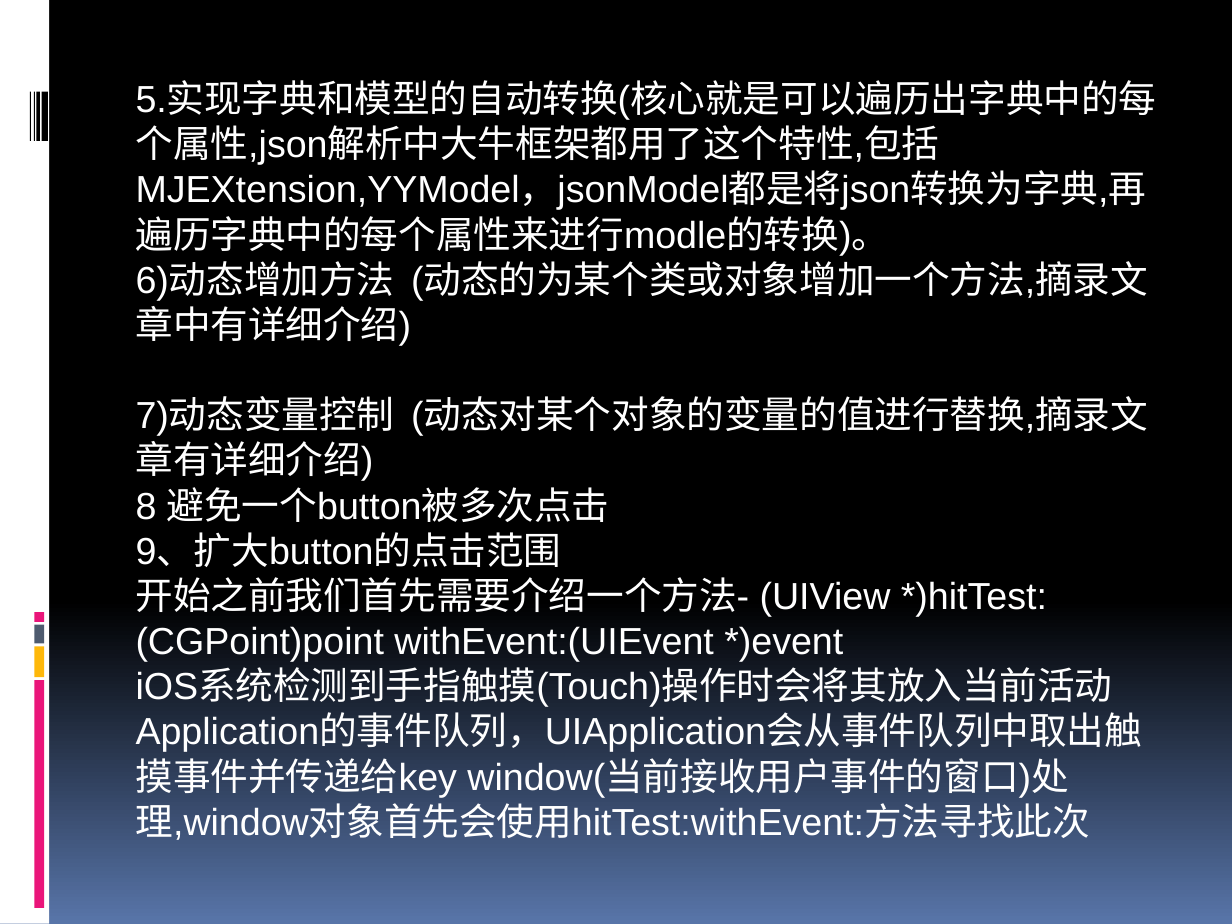
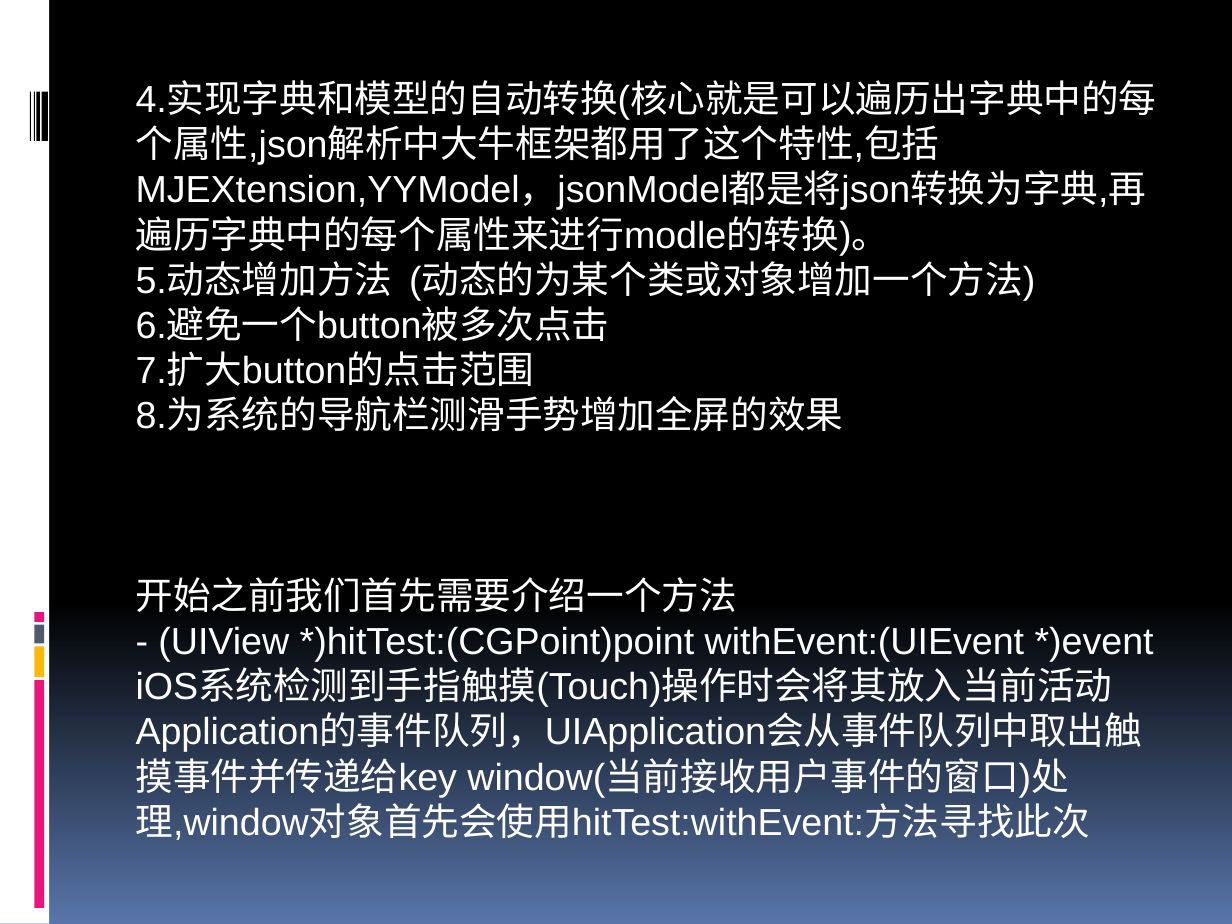
Before and after one commit to Peterfelee/runtime_lgf, a slide deck: slide 4 of IOS之runtime的实践.pptx. Drawn at 1232x924 pixels with LibreOffice and Linux fonts; fonts in the diff are those of the drawing. Boxes give left, top, right and bottom in pixels: in the first picture for what was removed or moved away, otherwise in the second. Text is boxed around its words. In the diff, an @@ line names an element or a change of style, - is before the commit and + after.

```diff
--- a/IOS之runtime的实践.pptx
+++ b/IOS之runtime的实践.pptx
@@ title at (136, 83, 1157, 840): text changed @@
-5.实现字典和模型的自动转换(核心就是可以遍历出字典中的每个属性,json解析中大牛框架都用了这个特性,包括MJEXtension,YYModel，jsonModel都是将json转换为字典,再遍历字典中的每个属性来进行modle的转换)。
-6)动态增加方法 (动态的为某个类或对象增加一个方法,摘录文章中有详细介绍)
-7)动态变量控制 (动态对某个对象的变量的值进行替换,摘录文章有详细介绍)
-8 避免一个button被多次点击
-9、扩大button的点击范围
-开始之前我们首先需要介绍一个方法- (UIView *)hitTest:(CGPoint)point withEvent:(UIEvent *)event
-iOS系统检测到手指触摸(Touch)操作时会将其放入当前活动Application的事件队列，UIApplication会从事件队列中取出触摸事件并传递给key window(当前接收用户事件的窗口)处理,window对象首先会使用hitTest:withEvent:方法寻找此次
+4.实现字典和模型的自动转换(核心就是可以遍历出字典中的每个属性,json解析中大牛框架都用了这个特性,包括MJEXtension,YYModel，jsonModel都是将json转换为字典,再遍历字典中的每个属性来进行modle的转换)。
+5.动态增加方法 (动态的为某个类或对象增加一个方法)
+6.避免一个button被多次点击
+7.扩大button的点击范围
+8.为系统的导航栏测滑手势增加全屏的效果
+开始之前我们首先需要介绍一个方法
+- (UIView *)hitTest:(CGPoint)point withEvent:(UIEvent *)event
+iOS系统检测到手指触摸(Touch)操作时会将其放入当前活动Application的事件队列，UIApplication会从事件队列中取出触摸事件并传递给key window(当前接收用户事件的窗口)处理,window对象首先会使用hitTest:withEvent:方法寻找此次
```
Also in this commit, not shown: 1 other slide changed, 1 slide removed, 20 other files.
